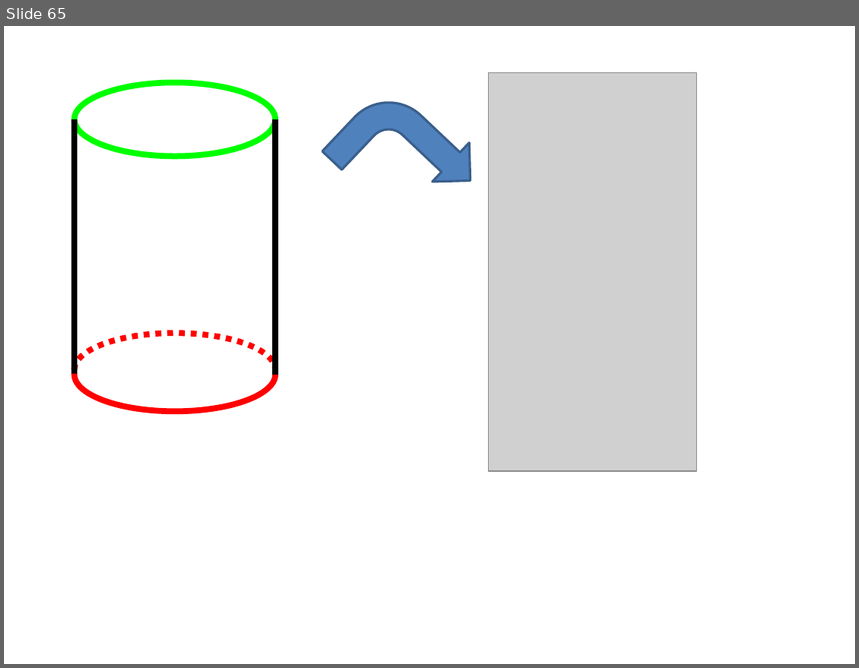
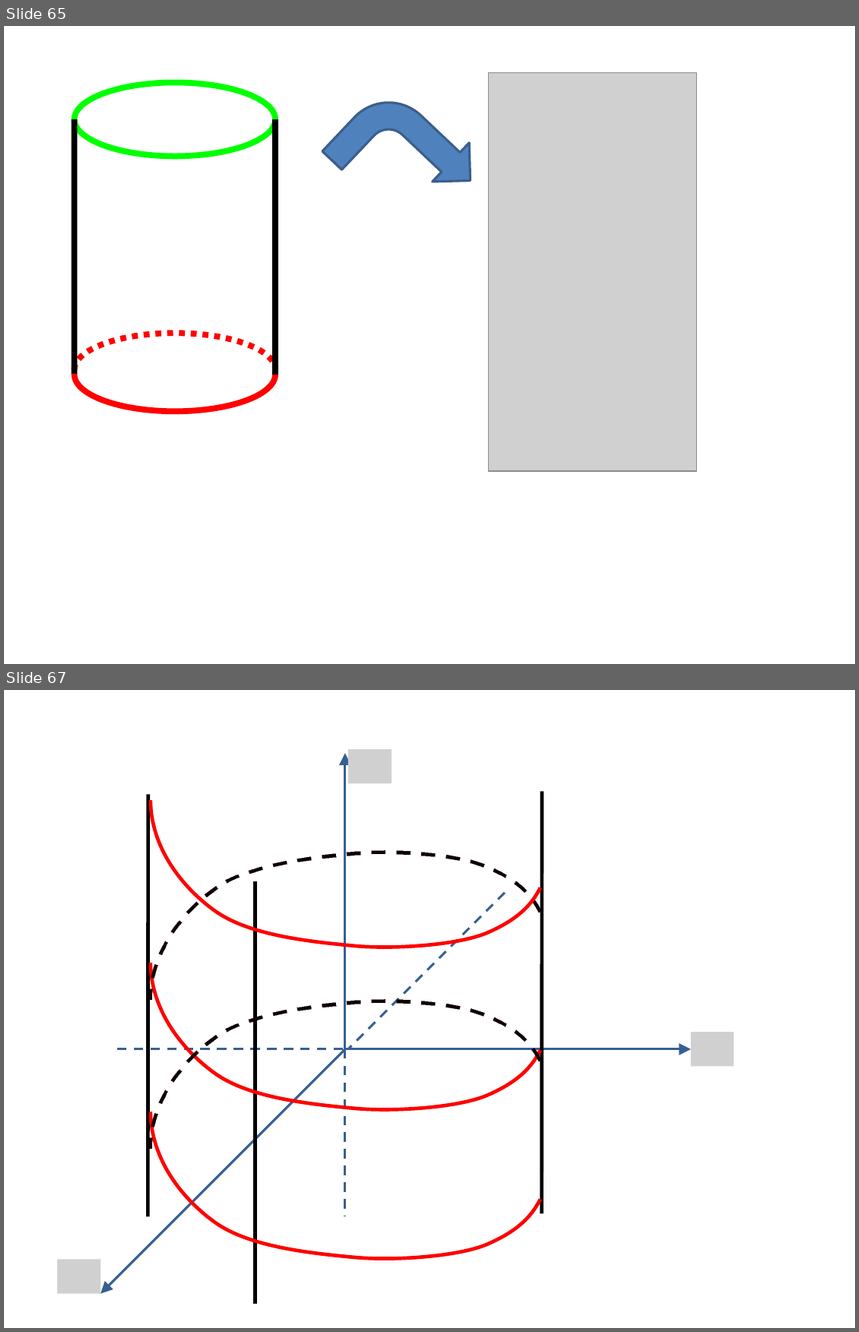
Before and after one commit to lutteropp/GeoTopo, a slide deck: images/Bilder.pptx. Shown one above the other, each under a label of ours: slide 65 before the commit, slides 65 and 67 after it; the slides between them are not shown. The pictures are 859x668 and 859x1332 pixels, drawn with LibreOffice and Linux fonts; fonts in the diff are those of the drawing; grey boxes stand for pictures. Boxes give left, top, right and bottom in pixels: in the first picture for what was removed or moved away, otherwise in the second. Text is boxed around its words. In the diff, an @@ line names an element or a change of style, - is before the commit and + after.

```diff
--- a/images/Bilder.pptx
+++ b/images/Bilder.pptx
@@ slide 67 added at (4,690,855,1328), background #FFFFFF @@
@@ arrow added from (345, 1049) to (345, 753), #376092 2 pt @@
@@ picture added at (348,749,392,783) @@
@@ line added from (148, 795) to (148, 1217), #000000 3 pt @@
@@ freeform shape added at (148,801,542,986), outline #FF0000 3 pt @@
@@ line added from (542, 791) to (542, 1214), #000000 3 pt @@
@@ freeform shape added at (148,815,542,1000), outline #FF0000 3 pt dashed @@
@@ line added from (255, 882) to (255, 1304), #000000 3 pt @@
@@ line added from (505, 893) to (348, 1049), #376092 2 pt dashed @@
@@ freeform shape added at (148,964,542,1148), outline #FF0000 3 pt @@
@@ freeform shape added at (148,964,542,1149), outline #FF0000 3 pt dashed @@
@@ arrow added from (345, 1049) to (101, 1294), #376092 2 pt @@
@@ line added from (117, 1049) to (345, 1049), #376092 2 pt dashed @@
@@ arrow added from (345, 1049) to (691, 1049), #376092 2 pt @@
@@ line added from (345, 1049) to (345, 1217), #376092 2 pt dashed @@
@@ picture added at (691,1032,734,1066) @@
@@ freeform shape added at (148,1113,542,1297), outline #FF0000 3 pt @@
@@ picture added at (58,1259,101,1293) @@
```
Also in this commit, not shown: 2 other slides added, 5 other files.
